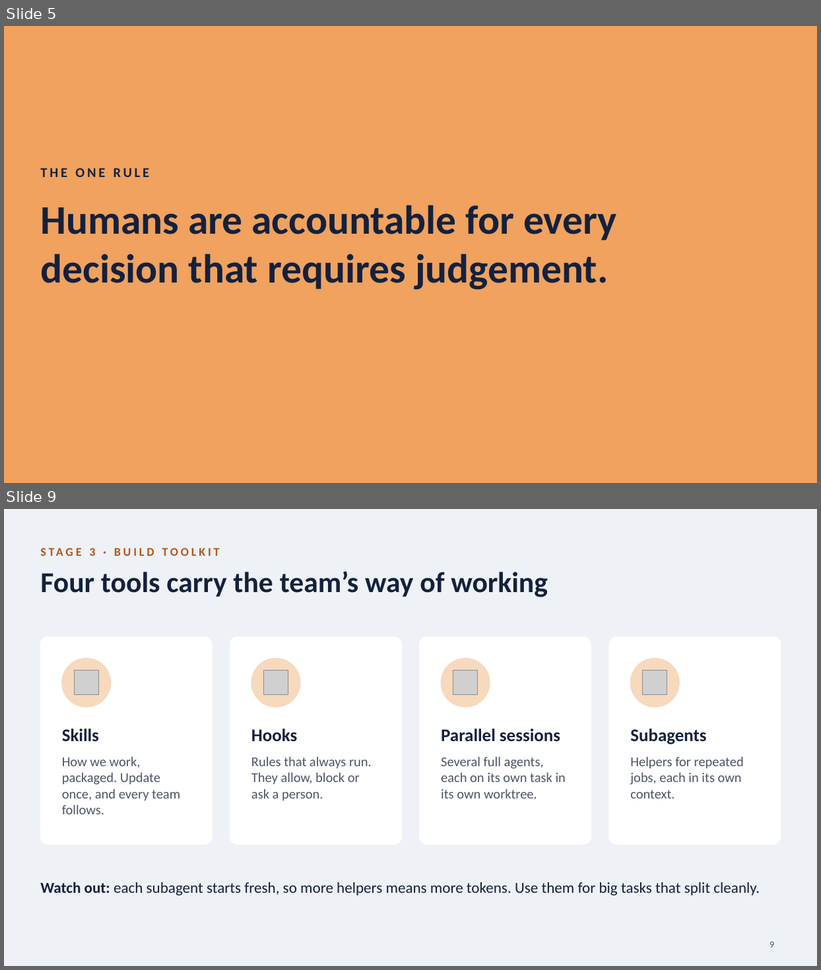
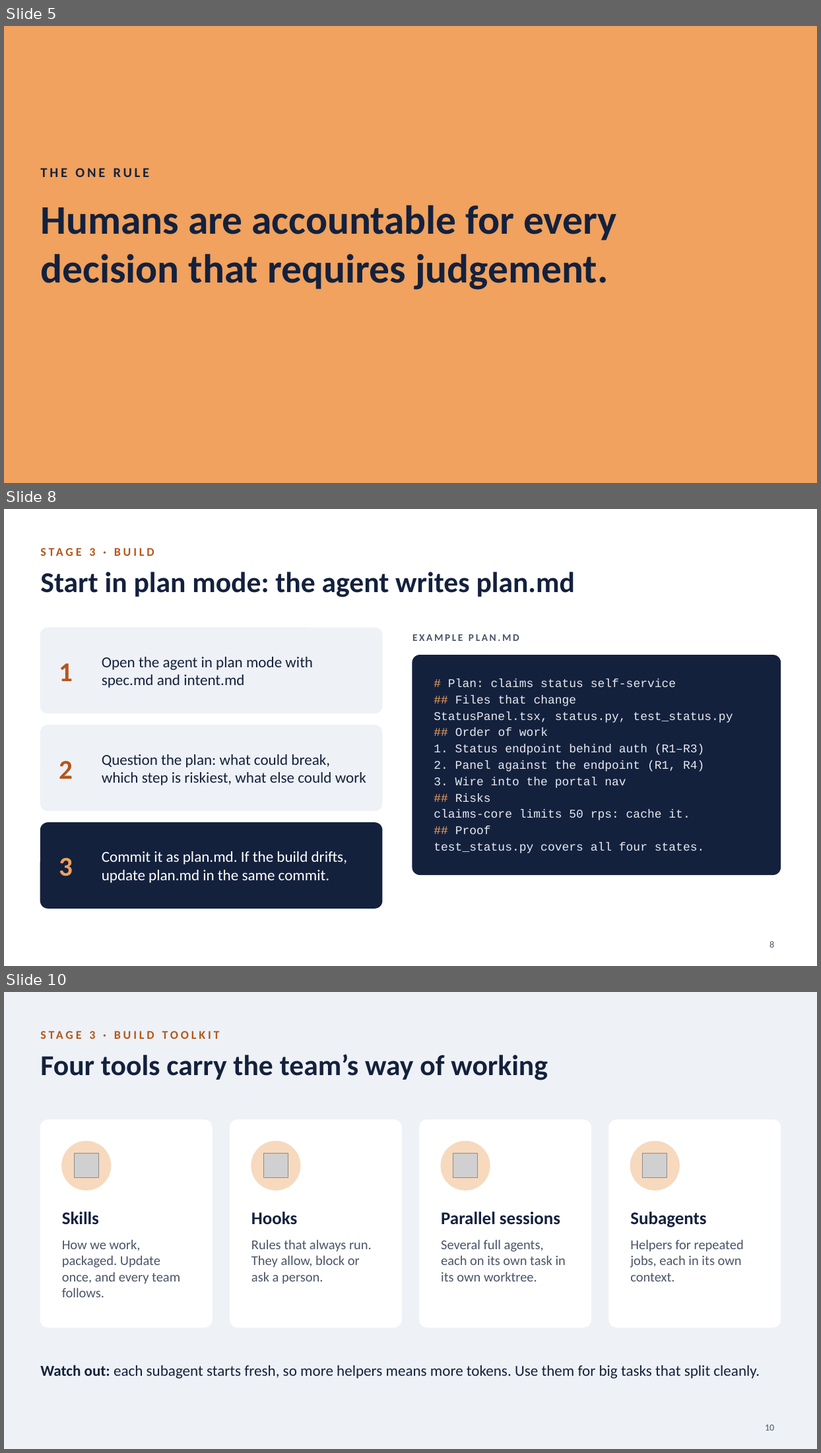
Before and after one commit to coderdark/AI-Native-SDLC, a slide deck: AI-Native-SDLC.pptx. Shown one above the other, each under a label of ours: slides 5 and 9 before the commit, slides 5, 8 and 10 after it; the slides between them are not shown. The pictures are 821x970 and 821x1453 pixels, drawn with LibreOffice and Linux fonts; fonts in the diff are those of the drawing; grey boxes stand for pictures. Boxes give left, top, right and bottom in pixels: in the first picture for what was removed or moved away, otherwise in the second. Text is boxed around its words. In the diff, an @@ line names an element or a change of style, - is before the commit and + after.

```diff
--- a/AI-Native-SDLC.pptx
+++ b/AI-Native-SDLC.pptx
@@ slide 8 added at (x1=4, y1=509, x2=817, y2=966), background #FFFFFF @@
@@ text added at (x1=89, y1=548, x2=95, y2=556), 14 pt, text #B4561A, bold @@
+STAGE 3 · BUILD
@@ title added at (x1=40, y1=572, x2=575, y2=597), 34 pt, text #14213D, bold @@
+Start in plan mode: the agent writes plan.md
@@ rounded rectangle added at (x1=40, y1=628, x2=382, y2=714), fill #EEF1F5, outline #EEF1F5 1 pt @@
@@ text added at (x1=413, y1=634, x2=519, y2=641), 12 pt, text #4A5568, bold @@
+EXAMPLE PLAN.MD
@@ text added at (x1=59, y1=663, x2=73, y2=681), 32 pt, text #B4561A, bold @@
+1
@@ text added at (x1=102, y1=657, x2=313, y2=688), 18 pt, text #14213D @@
+Open the agent in plan mode with spec.md and intent.md
@@ rounded rectangle added at (x1=413, y1=656, x2=781, y2=875), fill #14213D, outline #14213D 1 pt @@
@@ text added at (x1=434, y1=679, x2=733, y2=854), 14 pt, text #E6EAF0 @@
+# Plan: claims status self-service
+## Files that change
+StatusPanel.tsx, status.py, test_status.py
+## Order of work
+1. Status endpoint behind auth (R1–R3)
+2. Panel against the endpoint (R1, R4)
+3. Wire into the portal nav
+## Risks
+claims-core limits 50 rps: cache it.
+## Proof
+test_status.py covers all four states.
@@ rounded rectangle added at (x1=40, y1=725, x2=382, y2=811), fill #EEF1F5, outline #EEF1F5 1 pt @@
@@ text added at (x1=59, y1=761, x2=73, y2=779), 32 pt, text #B4561A, bold @@
+2
@@ text added at (x1=102, y1=755, x2=366, y2=786), 18 pt, text #14213D @@
+Question the plan: what could break, which step is riskiest, what else could work
@@ rounded rectangle added at (x1=40, y1=823, x2=382, y2=908), fill #14213D, outline #14213D 1 pt @@
@@ text added at (x1=59, y1=858, x2=73, y2=877), 32 pt, text #F0A25E, bold @@
+3
@@ text added at (x1=102, y1=852, x2=347, y2=883), 18 pt, text #FFFFFF @@
+Commit it as plan.md. If the build drifts, update plan.md in the same commit.
@@ page number added at (x1=770, y1=941, x2=774, y2=948), 11 pt, text #4A5568 @@
+8
@@ what was slide 9 is now slide 10 @@
@@ page number at (x1=765, y1=1425, x2=774, y2=1431): text changed @@
-9
+10
```
Also in this commit, not shown: 4 slides changed, 1 other slide added, 1 slide removed.
